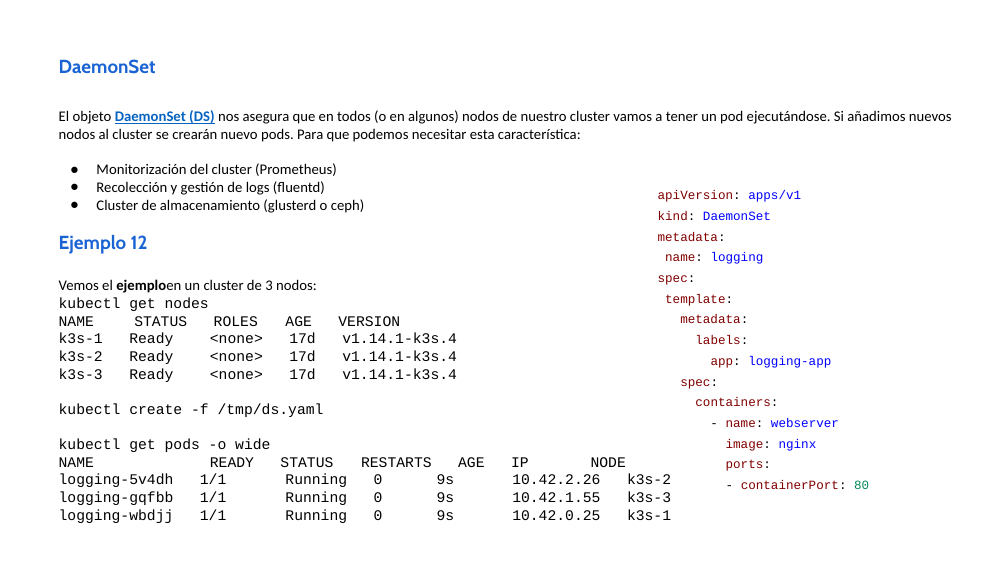
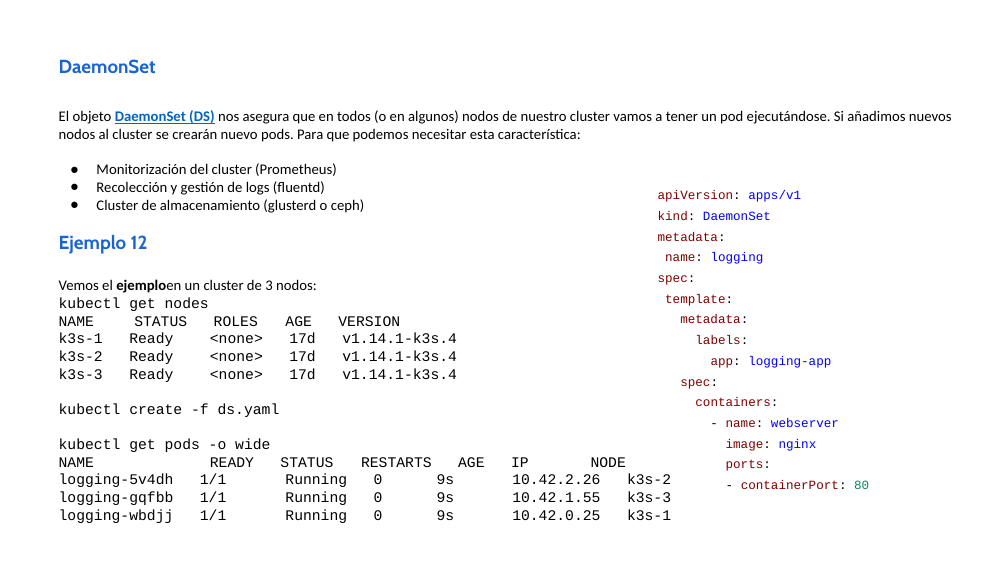
Before and after one commit to iesgn/curso_kubernetes_2020, a slide deck: slide 22 of unidad4/presentacion_unidad4.odp. Drawn at 1008x567 pixels with LibreOffice and Linux fonts; fonts in the diff are those of the drawing. Boxes give left, top, right and bottom in pixels: in the first picture for what was removed or moved away, otherwise in the second. Text is boxed around its words. In the diff, an @@ line names an element or a change of style, - is before the commit and + after.

```diff
--- a/unidad4/presentacion_unidad4.odp
+++ b/unidad4/presentacion_unidad4.odp
@@ text at box(59, 403, 280, 417): text changed @@
-kubectl create -f /tmp/ds.yaml
+kubectl create -f ds.yaml
```
Also in this commit, not shown: 3 other slides changed, 1 slide added, 7 other files.
